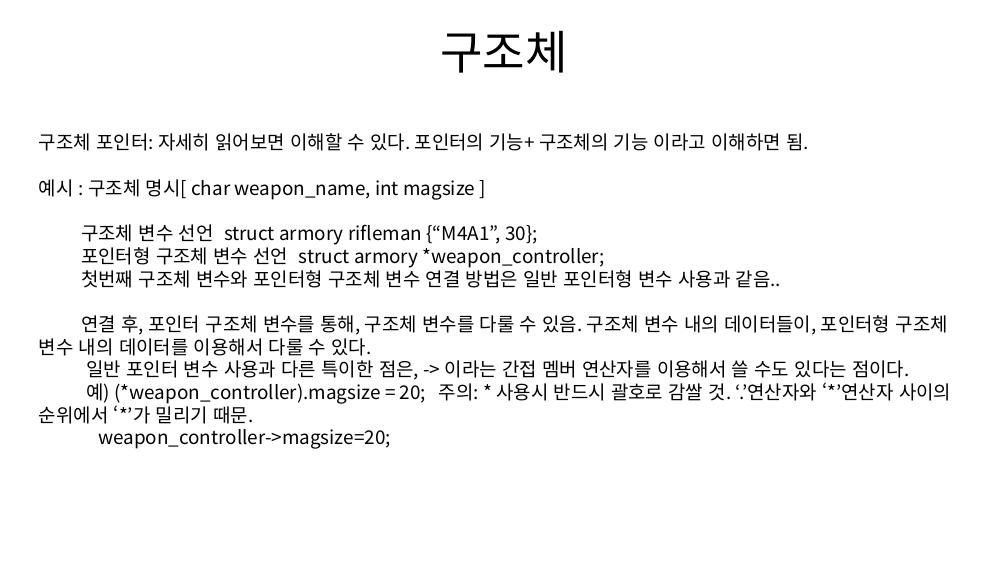
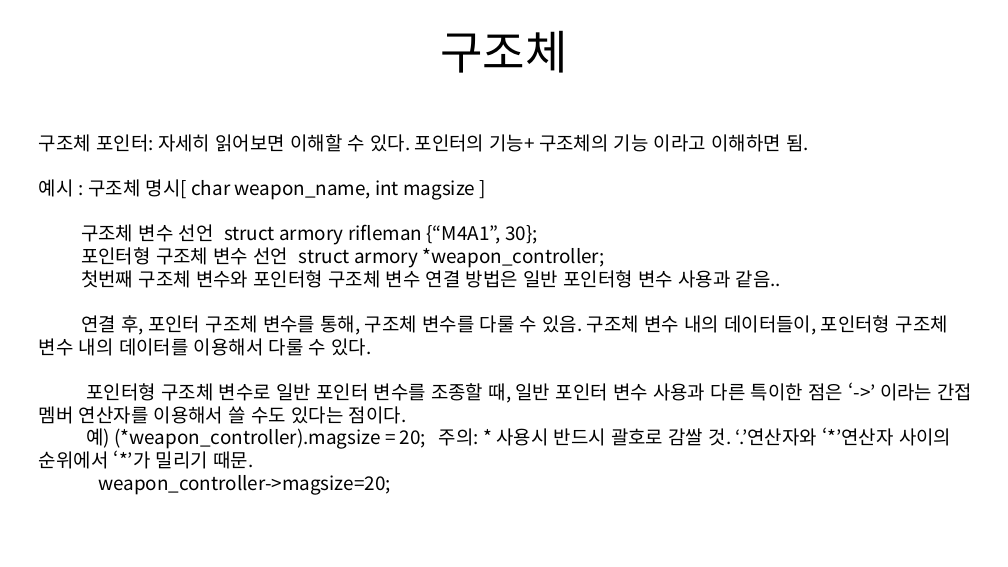
Before and after one commit to Seong221/College-Study-PPT, a slide deck: slide 31 of Data Structure_upload.pptx. Drawn at 1008x567 pixels with LibreOffice and Linux fonts; fonts in the diff are those of the drawing. Boxes give left, top, right and bottom in pixels: in the first picture for what was removed or moved away, otherwise in the second. Text is boxed around its words. In the diff, an @@ line names an element or a change of style, - is before the commit and + after.

```diff
--- a/Data Structure_upload.pptx
+++ b/Data Structure_upload.pptx
@@ text at (39, 383, 973, 424): text changed @@
-일반 포인터 변수 사용과 다른 특이한 점은, -> 이라는 간접 멤버 연산자를 이용해서 쓸 수도 있다는 점이다.
+포인터형 구조체 변수로 일반 포인터 변수를 조종할 때, 일반 포인터 변수 사용과 다른 특이한 점은 ‘->’ 이라는 간접 멤버 연산자를 이용해서 쓸 수도 있다는 점이다.
```
Also in this commit, not shown: 13 slides added, 1 slide removed, 1 other file.
